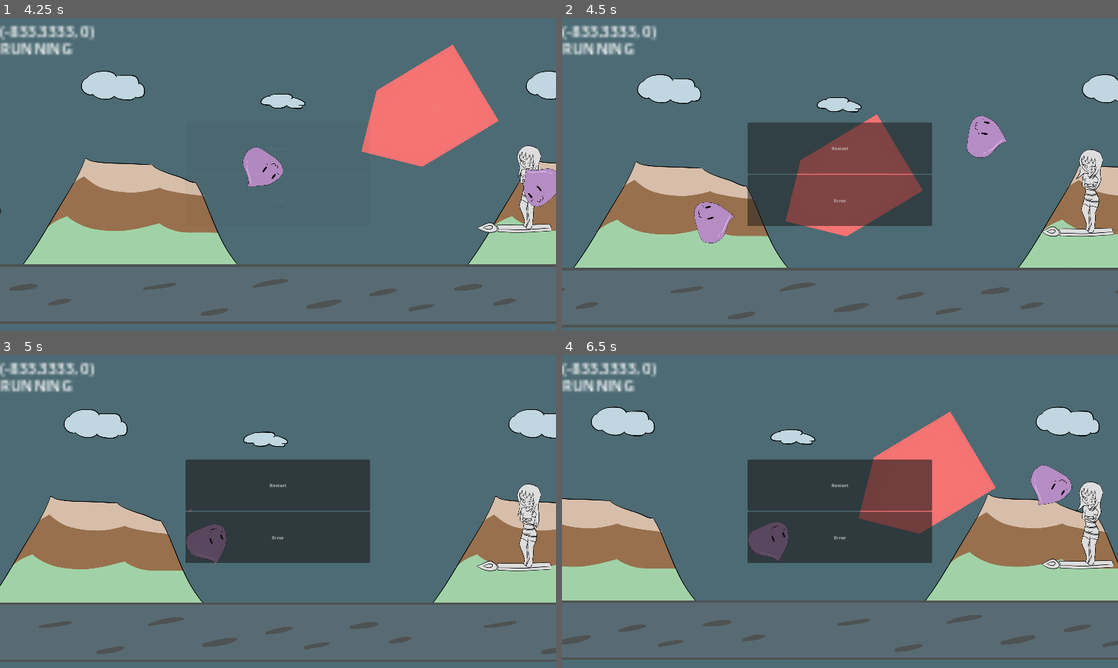
Above: before the commit, frames 1-4 (two rows, left to right).
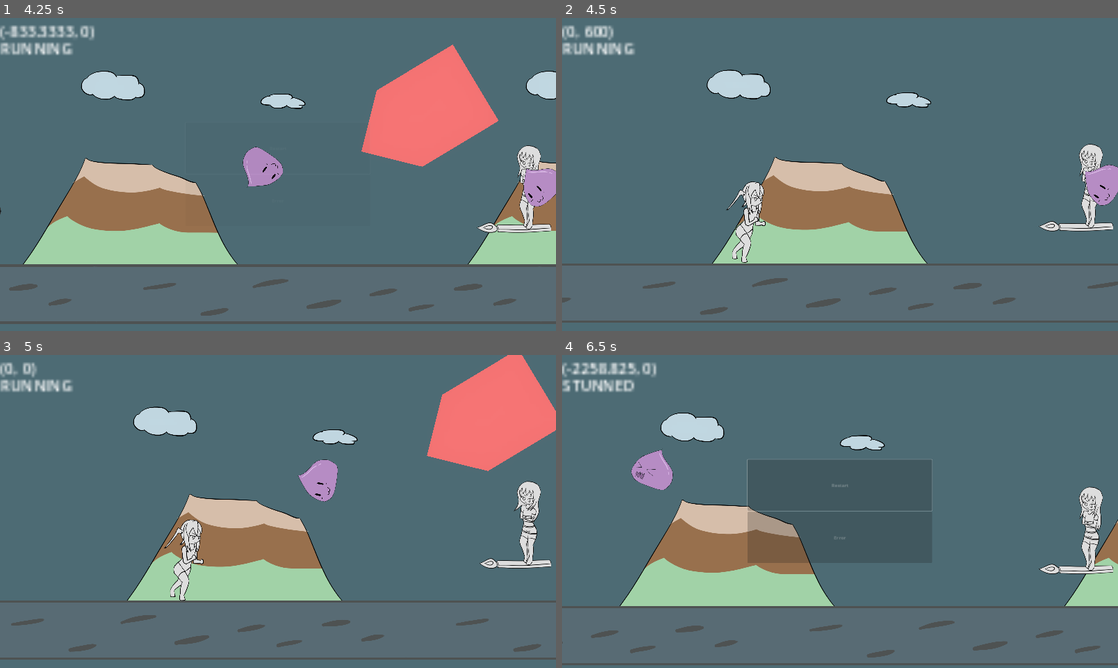
Above: after the commit, the same moments.

Repository: BeatMil/Animurun
Game: Godot game, scene res://scenes/main_menu.tscn
Two runs of this game, one before a commit and one after it. Both use one fixed random seed, a clock stepped at 60 frames per second and the inputs below.
Inputs (mouse positions are in pixels of both pictures, inside the frame that each line leads up to):
- Up to frame 1 (4.25 s): click "Sound Test" at 0.5 s; click "Start" at 1.25 s; hold L (attack) 2.03-2.78 s; hold D (move_right) 2.03-3.53 s; tap Space (jump) at 2.27, 3.02 s; tap J (block) at 2.85 s; hold A (move_left) from 3.53 s (still down); hold K (dodge) from 3.53 s (still down)
- Up to frame 2 (4.5 s): release A (move_left) at 4.25 s; release K (dodge) at 4.25 s; click "Restart" at 4.25 s
- Up to frame 3 (5 s): no input
- Up to frame 4 (6.5 s): click (840, 486) at 5 s, where only the run before the commit has a clickable "Restart"; click (840, 486) at 5.75 s, where only the run before the commit has a clickable "Restart"

Frame 1 is identical in both runs. In frame 2, 34% of the frame differs, in the area x 0-100%, y 2-99%; in frame 3, 39%; in frame 4, 42%, in the area x 0-100%, y 2-100%.

Commit message:
Fix pause_menu and ded_menu not focus by mouse

Diff:
--- a/scenes/ded_menu.tscn
+++ b/scenes/ded_menu.tscn
@@ -28,6 +28,18 @@
 "update": 1,
 "values": [true]
 }
+tracks/2/type = "value"
+tracks/2/imported = false
+tracks/2/enabled = true
+tracks/2/path = NodePath(".:visible")
+tracks/2/interp = 1
+tracks/2/loop_wrap = true
+tracks/2/keys = {
+"times": PackedFloat32Array(0),
+"transitions": PackedFloat32Array(1),
+"update": 1,
+"values": [false]
+}
 
 [sub_resource type="Animation" id="Animation_e4stp"]
 resource_name = "fade_in"
@@ -56,6 +68,18 @@
 "update": 1,
 "values": [false]
 }
+tracks/2/type = "value"
+tracks/2/imported = false
+tracks/2/enabled = true
+tracks/2/path = NodePath(".:visible")
+tracks/2/interp = 1
+tracks/2/loop_wrap = true
+tracks/2/keys = {
+"times": PackedFloat32Array(0),
+"transitions": PackedFloat32Array(1),
+"update": 1,
+"values": [true]
+}
 
 [sub_resource type="AnimationLibrary" id="AnimationLibrary_astwt"]
 _data = {
@@ -64,6 +88,7 @@
 }
 
 [node name="DedMenu" type="Control"]
+visible = false
 modulate = Color(1, 1, 1, 0)
 layout_mode = 3
 anchors_preset = 15
--- a/scenes/forest.tscn
+++ b/scenes/forest.tscn
@@ -1927,6 +1927,7 @@
 
 [node name="DedMenu" parent="CanvasLayer" node_paths=PackedStringArray("pause_menu") instance=ExtResource("24_3kuhs")]
 unique_name_in_owner = true
+visible = false
 pause_menu = NodePath("../PauseMenu")
 
 [node name="PauseMenu" parent="CanvasLayer" instance=ExtResource("25_pyk6c")]
--- a/scenes/pause_menu.tscn
+++ b/scenes/pause_menu.tscn
@@ -41,6 +41,18 @@
 "transitions": PackedFloat32Array(1),
 "update": 0,
 "values": [Color(0, 0, 0, 0.360784)]
+}
+tracks/3/type = "value"
+tracks/3/imported = false
+tracks/3/enabled = true
+tracks/3/path = NodePath(".:visible")
+tracks/3/interp = 1
+tracks/3/loop_wrap = true
+tracks/3/keys = {
+"times": PackedFloat32Array(0),
+"transitions": PackedFloat32Array(1),
+"update": 1,
+"values": [false]
 }
 
 [sub_resource type="Animation" id="Animation_e4stp"]
@@ -97,6 +109,18 @@
 "update": 0,
 "values": [Color(0, 0, 0, 0.360784)]
 }
+tracks/4/type = "value"
+tracks/4/imported = false
+tracks/4/enabled = true
+tracks/4/path = NodePath(".:visible")
+tracks/4/interp = 1
+tracks/4/loop_wrap = true
+tracks/4/keys = {
+"times": PackedFloat32Array(0),
+"transitions": PackedFloat32Array(1),
+"update": 1,
+"values": [true]
+}
 
 [sub_resource type="Animation" id="Animation_prbc2"]
 resource_name = "unpause"
@@ -140,6 +164,18 @@
 "times": PackedFloat32Array(0)
 }
 tracks/2/use_blend = true
+tracks/3/type = "value"
+tracks/3/imported = false
+tracks/3/enabled = true
+tracks/3/path = NodePath(".:visible")
+tracks/3/interp = 1
+tracks/3/loop_wrap = true
+tracks/3/keys = {
+"times": PackedFloat32Array(0),
+"transitions": PackedFloat32Array(1),
+"update": 1,
+"values": [false]
+}
 
 [sub_resource type="AnimationLibrary" id="AnimationLibrary_astwt"]
 _data = {
@@ -150,6 +186,7 @@
 
 [node name="PauseMenu" type="Control"]
 process_mode = 3
+visible = false
 modulate = Color(1, 1, 1, 0)
 layout_mode = 3
 anchors_preset = 15
Not shown: 1 places in scenes/pause_menu.tscn that only renumber resources
